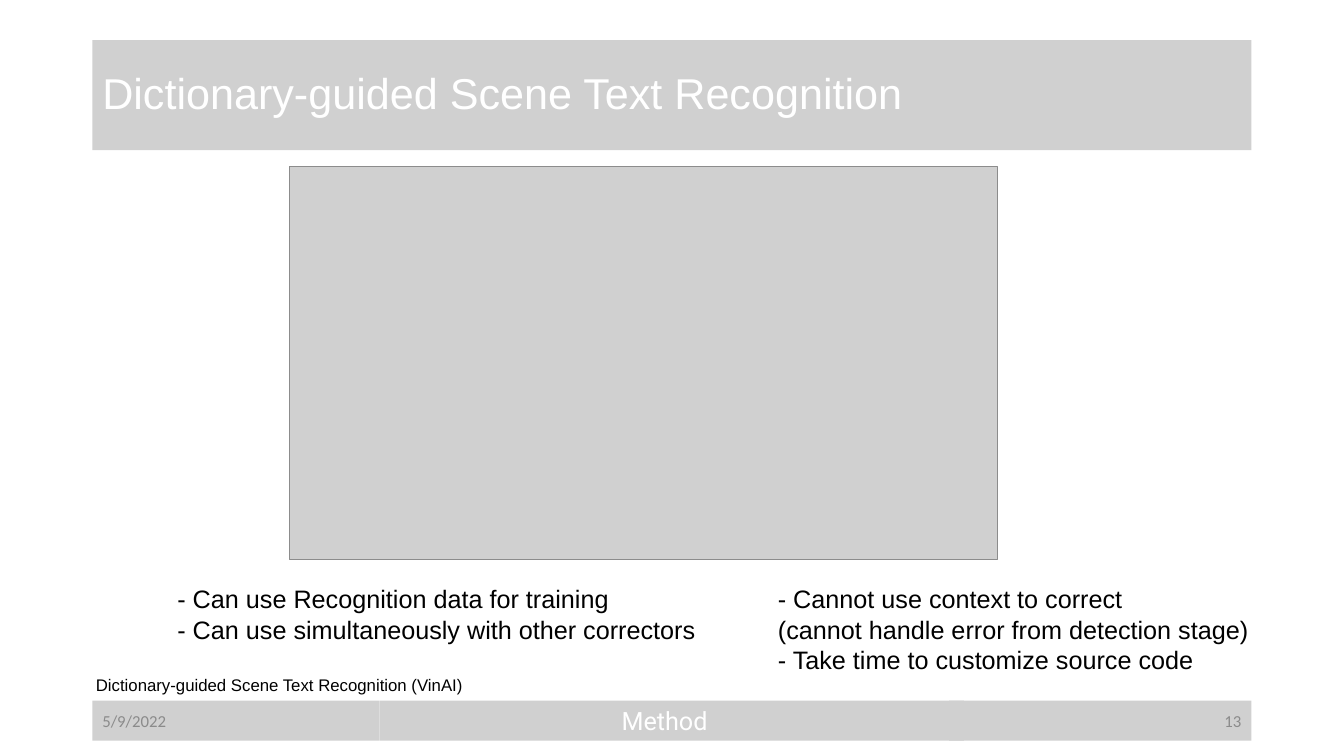
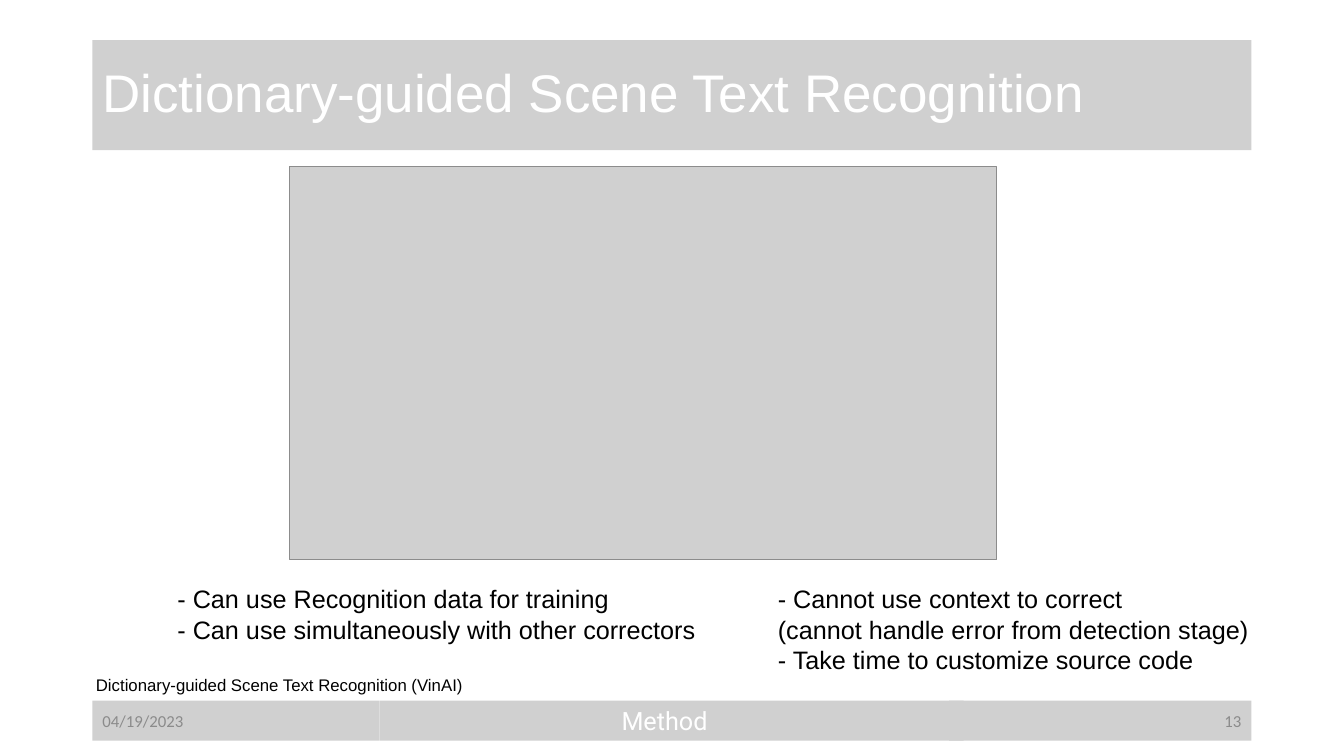
Before and after one commit to mrlasdt/vietnamese-ocr-error-corrector, a slide deck: slide 13 of assets/EDA_VietnameseOcrError_report.pptx. Drawn at 1344x756 pixels with LibreOffice and Linux fonts; fonts in the diff are those of the drawing; grey boxes stand for pictures. Boxes give left, top, right and bottom in pixels: in the first picture for what was removed or moved away, otherwise in the second. Text is boxed around its words. In the diff, an @@ line names an element or a change of style, - is before the commit and + after.

```diff
--- a/assets/EDA_VietnameseOcrError_report.pptx
+++ b/assets/EDA_VietnameseOcrError_report.pptx
@@ picture "Dictionary-guided Scene Text Recognition" at (93,40,1252,150): size 30.8 to 37.8 pt @@
@@ text in picture at (102,716,183,728): text changed @@
-5/9/2022
+04/19/2023
```
Also in this commit, not shown: 14 other slides changed, 1 other file.
